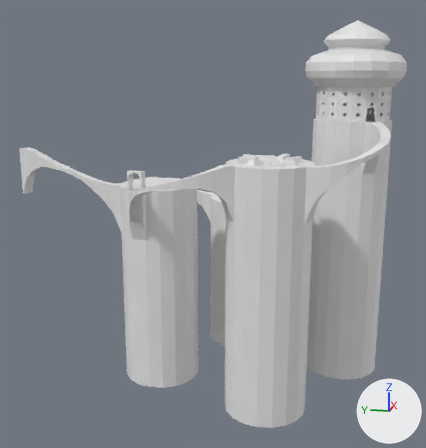
A saved change to the Blender file Assets/Models/Iteration - Levels/Iteration 3/4 - Ritual Site.blend.
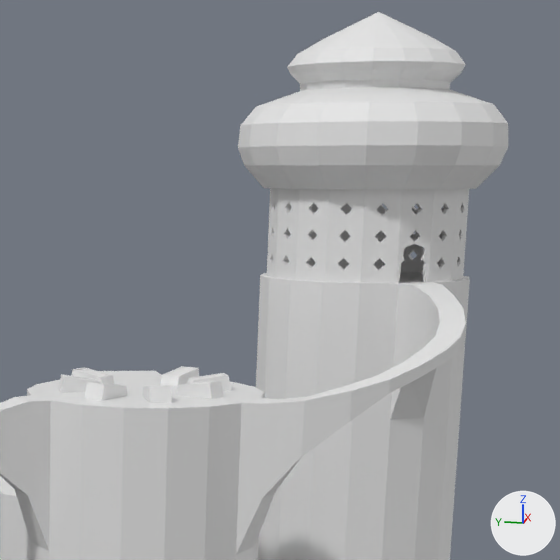
Each version appears first whole from a camera (50 mm lens) standing at (-44.35, -26.32, -0.46) and looking at (-0.03, -17.45, -11.54), and next in a close-up on the part from 51% to 100% of the width and 4% to 50% of the height. Arrows for +X, +Y and +Z are at lower right; the lights stay in place. The older version's two pictures come first.

The scene before the commit, as lines of its bpy script (objects in view):
```python
me_circle_024 = bpy.data.meshes.new('Circle.024')
me_circle_024.from_pydata(...)  # 52 vertices, 50 faces; spans x -2.56..-0.32, y 1.38..3.46, z 8.01..10.07
me_circle_033 = bpy.data.meshes.new('Circle.033')
me_circle_033.from_pydata(...)  # 613 vertices, 368 faces; spans x -2.71..2.71, y -2.76..2.76, z -1.23..1.23
me_circle_035 = bpy.data.meshes.new('Circle.035')
me_circle_035.from_pydata(...)  # 36 vertices, 20 faces; spans x -0.98..0.98, y -3.07..-1.13, z 0.0..6.07
ob_circle_003 = bpy.data.objects.new('Circle.003', me_circle_024)
ob_circle_003.location = (1.96, -21.22, -33.07)
ob_circle_003.rotation_euler = (0.0, 0.0, -1.286)  # degrees (0, 0, -74)
ob_circle_003.scale = (-2.94, -2.94, 2.94)
ob_circle_008 = bpy.data.objects.new('Circle.008', me_circle_033)
ob_circle_008.location = (2.52, -27.77, -2.24)
ob_circle_008.rotation_euler = (0.0, 0.0, -1.286)  # degrees (0, 0, -74)
ob_circle_009 = bpy.data.objects.new('Circle.009', me_circle_035)
ob_circle_009.location = (0.44, -20.67, -23.67)
ob_circle_009.rotation_euler = (0.0, 0.0, -1.286)  # degrees (0, 0, -74)
ob_circle_009.scale = (2.94, 2.94, 2.94)
# also in view: 'Circle.004' at (-6.54, -16.26, -8.87); 'Circle.006' at (2.52, -27.77, 1.35); 'Circle.011' at (6.29, -18.96, -16.71); 'Circle.001' at (2.52, -27.77, -13.57)
```
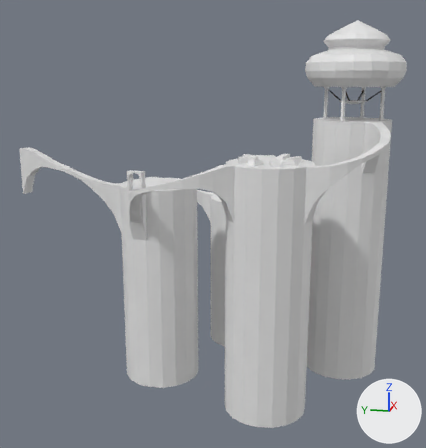
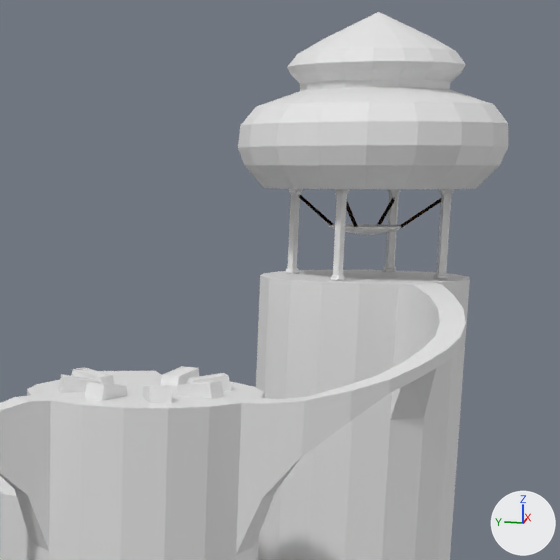
Changed parts and their boxes [x1, y1, x2, y2] in the close-ups (560 x 560 px):
'Circle.008', hidden
    before: [267, 188, 469, 283]
'Circle.016', added
    after: [330, 189, 350, 281]
'Circle.019', added
    after: [433, 189, 454, 279]
'Circle.017', added
    after: [285, 189, 303, 274]
'Circle.018', added
    after: [382, 189, 401, 272]
'Circle.015', added
    after: [329, 224, 405, 235]
'Circle.025', added
    after: [299, 195, 334, 225]
'Circle.022', added
    after: [377, 197, 395, 226]
'Circle.020', added
    after: [346, 202, 358, 228]
'Circle.026', added
    after: [400, 200, 441, 229]
'Circle.027', added
    after: [400, 198, 441, 226]
'Circle.024', added
    after: [299, 195, 333, 225]
'Circle.023', added
    after: [379, 198, 395, 224]
'Circle.021', added
    after: [346, 202, 357, 227]

The change, as a diff of the scene's bpy script:
```diff
--- a/Assets/Models/Iteration - Levels/Iteration 3/4 - Ritual Site.blend.py
+++ b/Assets/Models/Iteration - Levels/Iteration 3/4 - Ritual Site.blend.py
@@ ob_circle_008 @@
 ob_circle_008.rotation_euler = (0.0, 0.0, -1.286)  # degrees (0, 0, -74)
+ob_circle_008.hide_set(True)
@@ ob_circle_027 @@
+ob_circle_027 = bpy.data.objects.new('Circle.027', me_circle_015)  # 4 vertices, 1 face; spans x -0.12..0.1, y -0.15..0.88, z -2.05..0.38; in mat_material (picture img_chain_05_png)
+ob_circle_027.location = (1.78, -29.59, -1.38)
+ob_circle_027.rotation_euler = (-1.279, -0.499, -10.23)  # degrees (-73, -29, 134)
+ob_circle_027.scale = (0.542, 0.542, 0.542)
@@ ob_circle_026 @@
+ob_circle_026 = bpy.data.objects.new('Circle.026', me_circle_014)  # 4 vertices, 1 face; spans x -0.12..0.1, y -0.17..0.88, z -2.05..0.41; in mat_material (picture img_chain_05_png)
+ob_circle_026.location = (1.8, -29.59, -1.4)
+ob_circle_026.rotation_euler = (0.304, -0.739, -12.31)  # degrees (17, -42, 15)
+ob_circle_026.scale = (0.542, 0.542, 0.542)
@@ ob_circle_025 @@
+ob_circle_025 = bpy.data.objects.new('Circle.025', me_circle_015.copy())
+ob_circle_025.location = (3.22, -25.95, -1.31)
+ob_circle_025.rotation_euler = (-1.192, -0.502, -7.116)  # degrees (-68, -29, 312)
+ob_circle_025.scale = (0.542, 0.542, 0.542)
@@ ob_circle_024 @@
+ob_circle_024 = bpy.data.objects.new('Circle.024', me_circle_014.copy())
+ob_circle_024.location = (3.21, -25.94, -1.33)
+ob_circle_024.rotation_euler = (0.262, -0.67, -9.128)  # degrees (15, -38, 197)
+ob_circle_024.scale = (0.542, 0.542, 0.542)
@@ ob_circle_023 @@
+ob_circle_023 = bpy.data.objects.new('Circle.023', me_circle_015.copy())
+ob_circle_023.location = (4.38, -28.54, -1.36)
+ob_circle_023.rotation_euler = (-1.259, -0.458, -8.666)  # degrees (-72, -26, 223)
+ob_circle_023.scale = (0.542, 0.542, 0.542)
@@ ob_circle_022 @@
+ob_circle_022 = bpy.data.objects.new('Circle.022', me_circle_014.copy())
+ob_circle_022.location = (4.38, -28.52, -1.38)
+ob_circle_022.rotation_euler = (0.244, -0.743, -10.7)  # degrees (14, -43, 107)
+ob_circle_022.scale = (0.542, 0.542, 0.542)
@@ ob_circle_021 @@
+ob_circle_021 = bpy.data.objects.new('Circle.021', me_circle_015.copy())
+ob_circle_021.location = (0.66, -27.1, -1.32)
+ob_circle_021.rotation_euler = (-1.24, -0.474, -5.477)  # degrees (-71, -27, -314)
+ob_circle_021.scale = (0.542, 0.542, 0.542)
@@ ob_circle_020 @@
+ob_circle_020 = bpy.data.objects.new('Circle.020', me_circle_014.copy())
+ob_circle_020.location = (0.66, -27.11, -1.34)
+ob_circle_020.rotation_euler = (0.253, -0.72, -7.505)  # degrees (14, -41, 290)
+ob_circle_020.scale = (0.542, 0.542, 0.542)
@@ ob_circle_019 @@
+ob_circle_019 = bpy.data.objects.new('Circle.019', me_circle_004)  # 70 vertices, 67 faces; spans x -1.12..1.12, y -0.95..1.18, z 0.0..13.07
+ob_circle_019.location = (1.67, -29.84, -3.46)
+ob_circle_019.rotation_euler = (0.0, 0.0, -2.726)  # degrees (0, 0, -156)
+ob_circle_019.scale = (0.188, 0.188, 0.188)
@@ ob_circle_018 @@
+ob_circle_018 = bpy.data.objects.new('Circle.018', me_circle_004.copy())
+ob_circle_018.location = (4.55, -28.57, -3.46)
+ob_circle_018.rotation_euler = (0.0, 0.0, -2.726)  # degrees (0, 0, -156)
+ob_circle_018.scale = (0.188, 0.188, 0.188)
@@ ob_circle_017 @@
+ob_circle_017 = bpy.data.objects.new('Circle.017', me_circle_004.copy())
+ob_circle_017.location = (3.29, -25.73, -3.46)
+ob_circle_017.rotation_euler = (0.0, 0.0, 0.416)  # degrees (0, 0, 24)
+ob_circle_017.scale = (0.188, 0.188, 0.188)
@@ ob_circle_016 @@
+ob_circle_016 = bpy.data.objects.new('Circle.016', me_circle_004.copy())
+ob_circle_016.location = (0.41, -27.0, -3.46)
+ob_circle_016.rotation_euler = (0.0, 0.0, 0.416)  # degrees (0, 0, 24)
+ob_circle_016.scale = (0.188, 0.188, 0.188)
@@ ob_circle_015 @@
+ob_circle_015 = bpy.data.objects.new('Circle.015', me_circle)  # 50 vertices, 41 faces; spans x -1.34..1.34, y -1.41..1.41, z 0.0..0.34
+ob_circle_015.location = (2.52, -27.77, -2.3)
+ob_circle_015.scale = (0.742, 0.742, 0.742)
```
